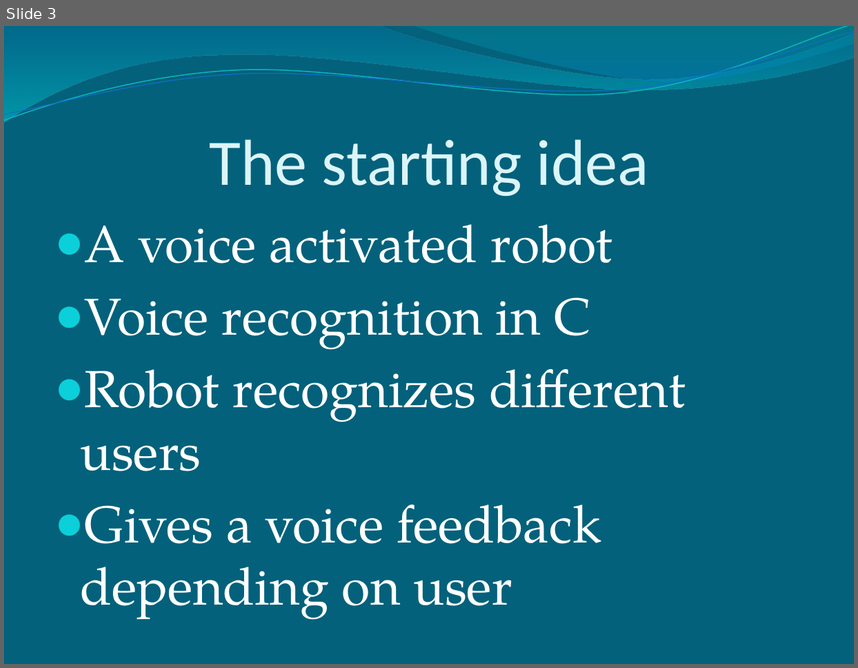
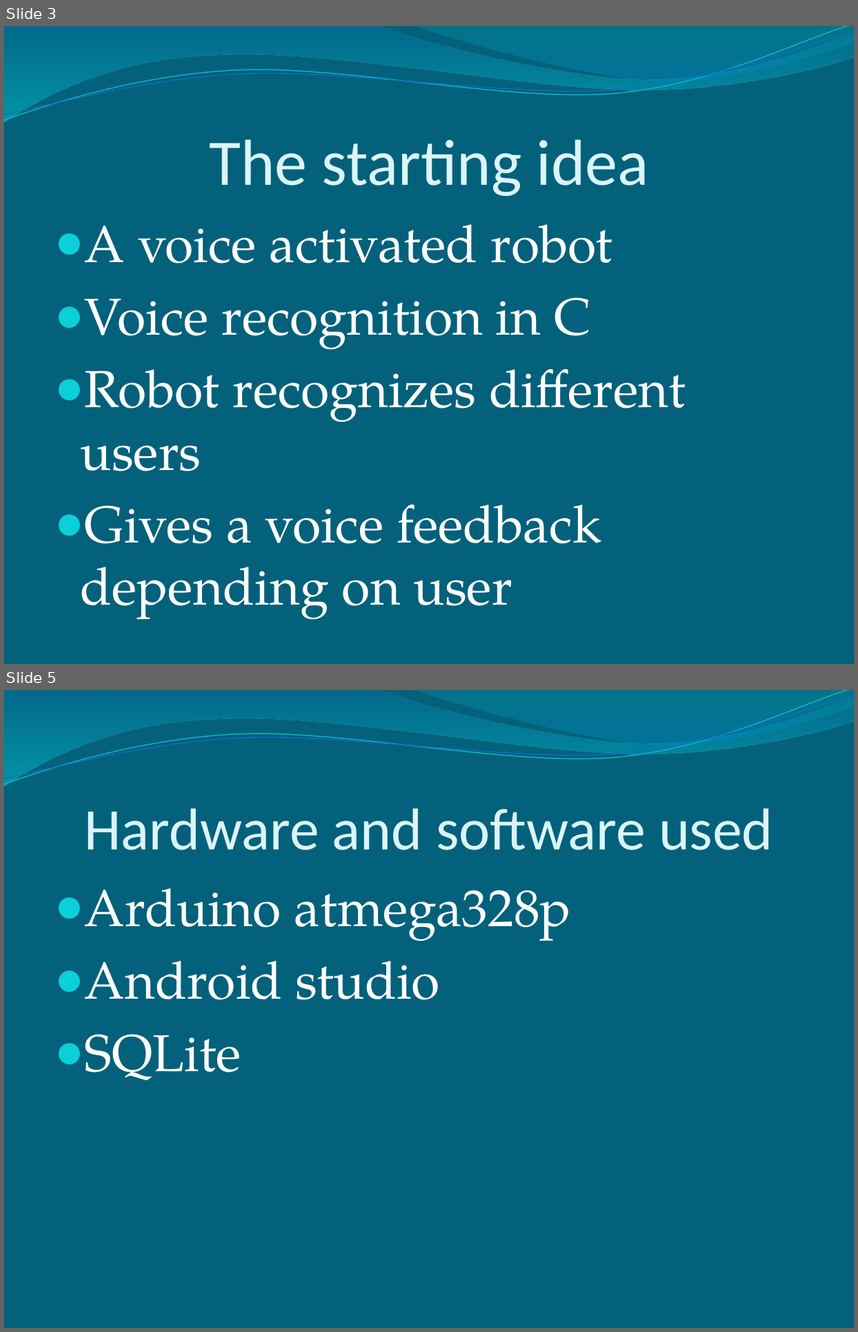
Before and after one commit to Pontus92/JAMP, a slide deck: PowerPoint/Easy Speech.pptx. Shown one above the other, each under a label of ours: slide 3 before the commit, slides 3 and 5 after it; the slides between them are not shown. The pictures are 858x668 and 858x1332 pixels, drawn with LibreOffice and Linux fonts; fonts in the diff are those of the drawing. Boxes give left, top, right and bottom in pixels: in the first picture for what was removed or moved away, otherwise in the second. Text is boxed around its words. In the diff, an @@ line names an element or a change of style, - is before the commit and + after.

```diff
--- a/PowerPoint/Easy Speech.pptx
+++ b/PowerPoint/Easy Speech.pptx
@@ slide 5 added at box(4, 690, 854, 1328), background #04617B; not listed: 4 template elements that a slide beside it also shows @@
@@ title added at box(84, 808, 773, 850), 50 pt, text #DBF5F9 @@
+Hardware and software used
@@ text added at box(85, 888, 571, 1080), 44 pt, text #FFFFFF @@
+● Arduino atmega328p
+● Android studio
+● SQLite
```
Also in this commit, not shown: 5 slides changed, 11 other slides added, 2 slides removed, 1 other file.
